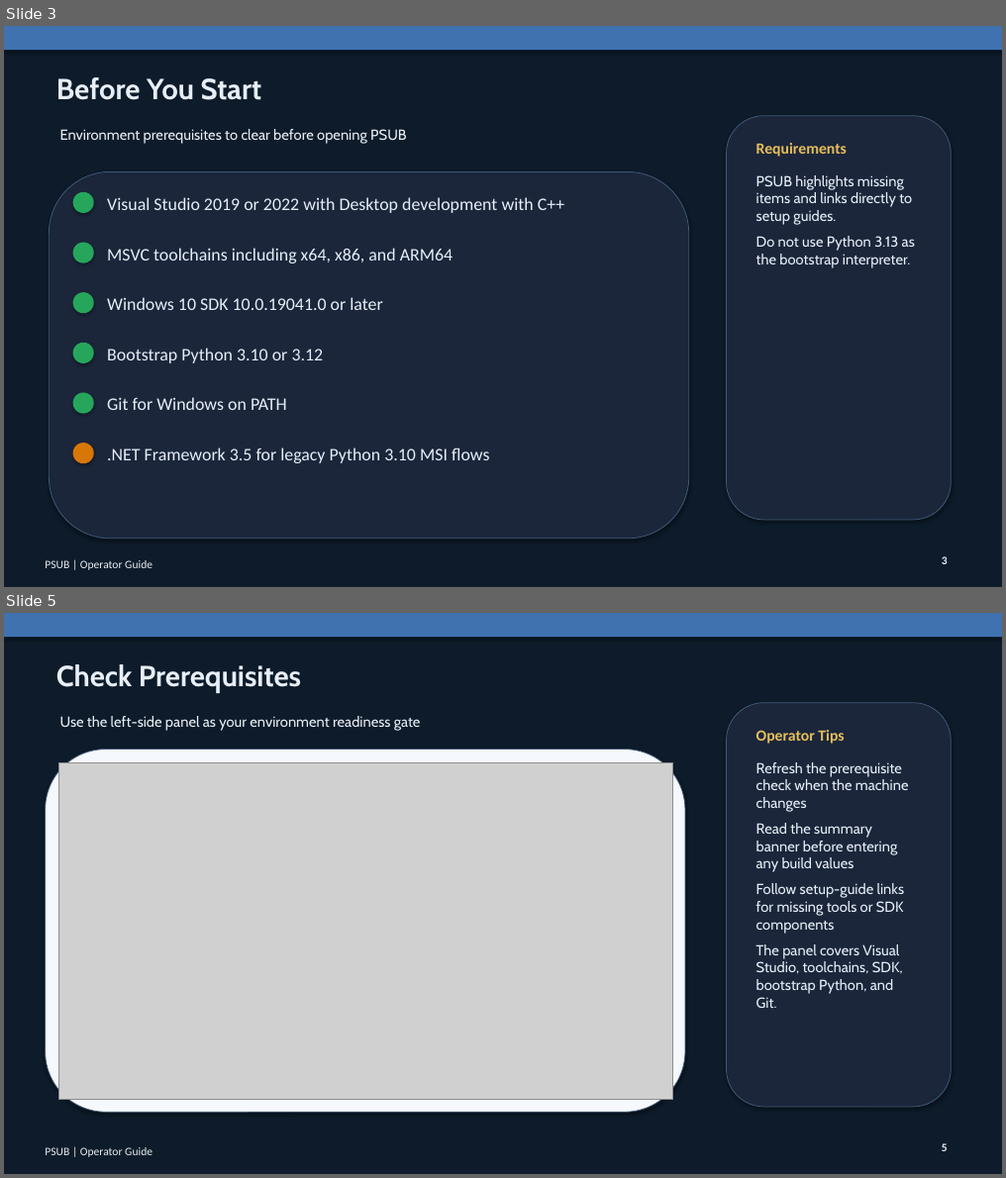
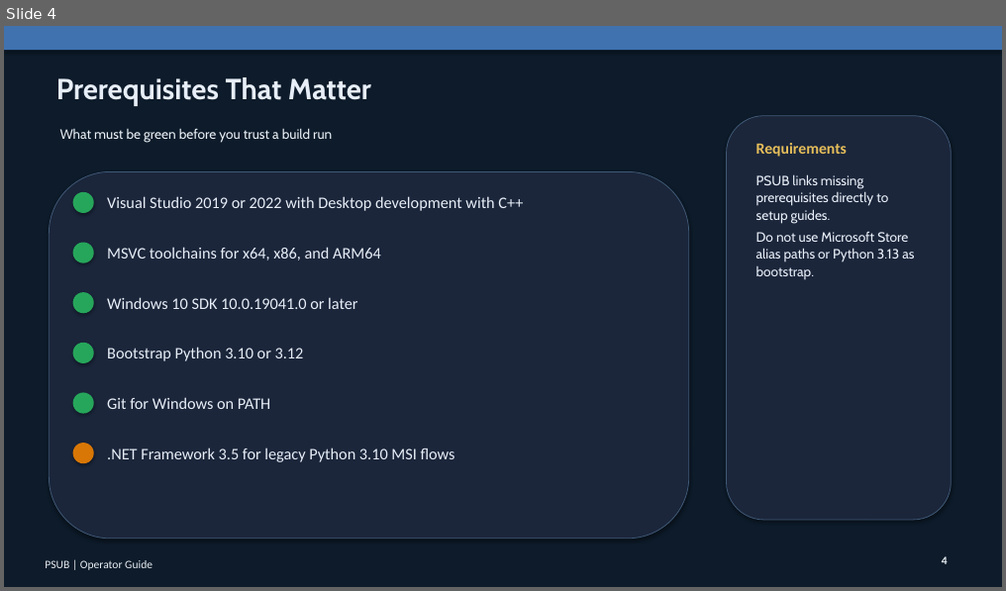
Before and after one commit to patrikkarlsson72/psub, a slide deck: output/presentation/PSUB-Operator-Guide.pptx. Shown one above the other, each under a label of ours: slides 3 and 5 before the commit, slide 4 after it; the slides between them are not shown. The pictures are 1006x1178 and 1006x591 pixels, drawn with LibreOffice and Linux fonts; fonts in the diff are those of the drawing; grey boxes stand for pictures. Boxes give left, top, right and bottom in pixels: in the first picture for what was removed or moved away, otherwise in the second. Text is boxed around its words. In the diff, an @@ line names an element or a change of style, - is before the commit and + after.

Commit message:
Refine PSUB operator presentation deck

```diff
--- a/output/presentation/PSUB-Operator-Guide.pptx
+++ b/output/presentation/PSUB-Operator-Guide.pptx
@@ slide 5 removed at [4, 613, 1002, 1174], background #FFFFFF @@
@@ rectangle removed at [4, 613, 1002, 1174] @@
@@ rectangle removed at [4, 613, 1002, 637] @@
@@ text removed at [56, 664, 301, 693] @@
-Check Prerequisites
@@ text removed at [60, 716, 421, 731] @@
-Use the left-side panel as your environment readiness gate
@@ rounded rectangle removed at [727, 703, 951, 1107] @@
@@ text removed at [756, 730, 844, 744] @@
-Operator Tips
@@ rounded rectangle removed at [46, 750, 685, 1112] @@
@@ picture removed at [58, 762, 672, 1100] @@
@@ text removed at [756, 762, 909, 1008] @@
-Refresh the prerequisite check when the machine changes
-Read the summary banner before entering any build values
-Follow setup-guide links for missing tools or SDK components
-The panel covers Visual Studio, toolchains, SDK, bootstrap Python, and Git.
@@ text removed at [942, 1144, 947, 1152] @@
-5
@@ text removed at [45, 1148, 152, 1157] @@
-PSUB | Operator Guide
@@ what was slide 3 is now slide 4 @@
@@ slide 4 changed as well @@
@@ text at [56, 77, 371, 106]: text changed @@
-Before You Start
+Prerequisites That Matter
@@ text at [60, 128, 332, 143]: text changed; size 14 to 13 pt @@
-Environment prerequisites to clear before opening PSUB
+What must be green before you trust a build run
@@ text at [756, 174, 914, 280]: text changed; size 14 to 13 pt @@
-PSUB highlights missing items and links directly to setup guides.
-Do not use Python 3.13 as the bootstrap interpreter.
+PSUB links missing prerequisites directly to setup guides.
+Do not use Microsoft Store alias paths or Python 3.13 as bootstrap.
@@ text at [107, 247, 381, 261]: text changed; size 17 to 15.5 pt @@
-MSVC toolchains including x64, x86, and ARM64
+MSVC toolchains for x64, x86, and ARM64
@@ size 17 to 15.5 pt in 5 elements at [107, 196, 523, 211], [107, 297, 357, 309], [107, 347, 304, 362], [107, 397, 270, 409], [107, 448, 455, 463] @@
@@ text at [942, 557, 947, 565]: text changed @@
-3
+4
```
Also in this commit, not shown: 4 other slides changed, 3 slides added, 4 other slides removed, 3 other files.
